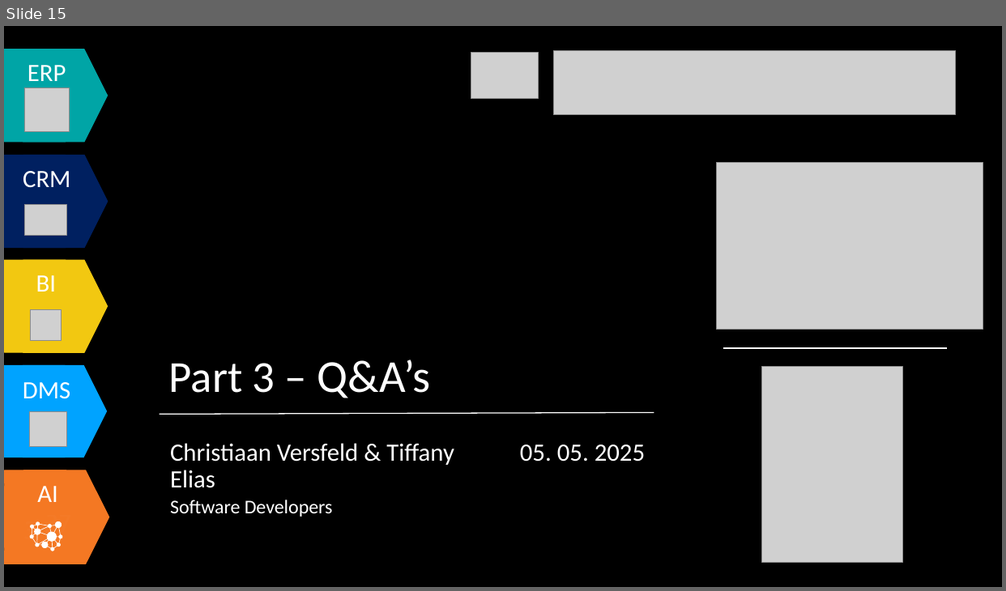
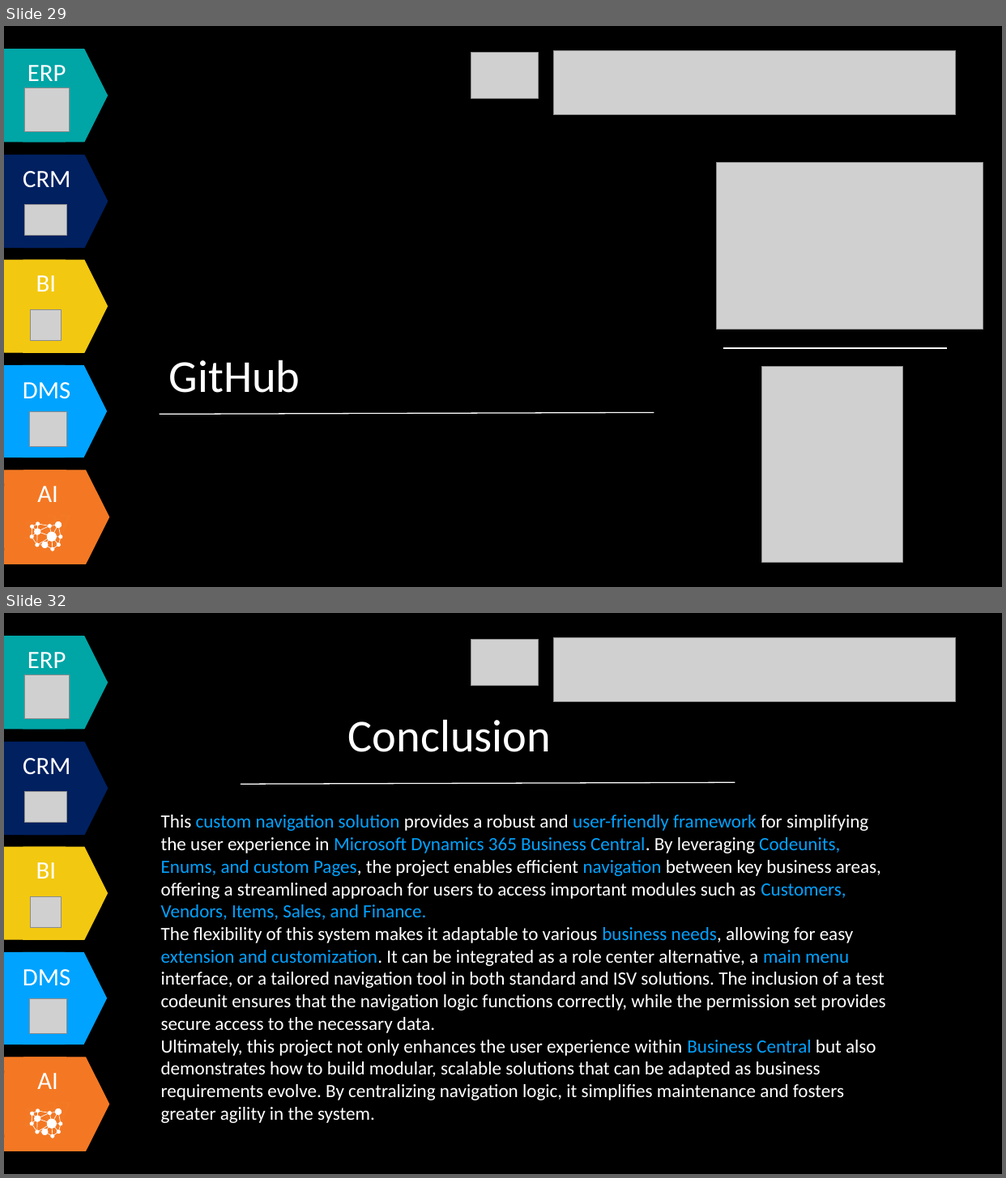
Before and after one commit to Tiffany0160/AdvancedCustomerPage, a slide deck: Document/Business Extension Presentation.pptx. Shown one above the other, each under a label of ours: slide 15 before the commit, slides 29 and 32 after it; the slides between them are not shown. The pictures are 1006x591 and 1006x1178 pixels, drawn with LibreOffice and Linux fonts; fonts in the diff are those of the drawing; grey boxes stand for pictures. Boxes give left, top, right and bottom in pixels: in the first picture for what was removed or moved away, otherwise in the second. Text is boxed around its words. In the diff, an @@ line names an element or a change of style, - is before the commit and + after.

```diff
--- a/Document/Business Extension Presentation.pptx
+++ b/Document/Business Extension Presentation.pptx
@@ slide 32 added at box(4, 613, 1002, 1174), background #000000 @@
@@ freeform shape added at box(4, 636, 88, 729), fill #00A5A6, outline #00A5A6 0.75 pt @@
@@ freeform shape added at box(23, 636, 108, 729), fill #00A5A6, outline #00A5A6 0.75 pt @@
@@ text added at box(27, 652, 66, 668), 24 pt, text #FFFFFF @@
+ERP
@@ picture added at box(471, 640, 539, 686) @@
@@ picture added at box(553, 637, 956, 702) @@
@@ picture added at box(25, 675, 69, 719) @@
@@ text added at box(348, 719, 551, 752), 44 pt, text #FFFFFF @@
+Conclusion
@@ freeform shape added at box(4, 742, 88, 835), fill #002060, outline #002060 0.75 pt @@
@@ text added at box(23, 758, 70, 775), 24 pt, text #FFFFFF @@
+CRM
@@ freeform shape added at box(23, 742, 108, 835), fill #002060, outline #002060 0.75 pt @@
@@ picture added at box(25, 792, 68, 822) @@
@@ line added from (241, 785) to (735, 783), #FFFFFF 1 pt @@
@@ text added at box(161, 815, 885, 1123), 18 pt, text #FFFFFF @@
+This custom navigation solution provides a robust and user-friendly framework for simplifying the user experience in Microsoft Dynamics 365 Business Central. By leveraging Codeunits, Enums, and custom Pages, the project enables efficient navigation between key business areas, offering a streamlined approach for users to access important modules such as Customers, Vendors, Items, Sales, and Finance.
+The flexibility of this system makes it adaptable to various business needs, allowing for easy extension and customization. It can be integrated as a role center alternative, a main menu interface, or a tailored navigation tool in both standard and ISV solutions. The inclusion of a test codeunit ensures that the navigation logic functions correctly, while the permission set provides secure access to the necessary data.
+Ultimately, this project not only enhances the user experience within Business Central but also demonstrates how to build modular, scalable solutions that can be adapted as business requirements evolve. By centralizing navigation logic, it simplifies maintenance and fosters greater agility in the system.
@@ freeform shape added at box(4, 847, 88, 940), fill #F2C811, outline #F2C811 0.75 pt @@
@@ freeform shape added at box(23, 847, 108, 940), fill #F2C811, outline #F2C811 0.75 pt @@
@@ text added at box(36, 862, 56, 879), 24 pt, text #FFFFFF @@
+BI
@@ picture added at box(30, 897, 61, 928) @@
@@ freeform shape added at box(4, 952, 88, 1045), fill #00A3FF @@
@@ freeform shape added at box(23, 952, 107, 1045), fill #00A3FF @@
@@ text added at box(23, 969, 70, 986), 24 pt, text #FFFFFF @@
+DMS
@@ picture added at box(29, 999, 68, 1033) @@
@@ freeform shape added at box(4, 1058, 89, 1152), fill #F47823, outline #F47823 0.75 pt @@
@@ freeform shape added at box(23, 1058, 108, 1152), fill #F47823, outline #F47823 0.75 pt @@
@@ text added at box(37, 1073, 58, 1089), 24 pt, text #FFFFFF @@
+AI
@@ group added at box(30, 1110, 62, 1139): 23 lines, 12 ellipses @@
+34
+37
@@ what was slide 15 is now slide 29 @@
@@ slide 29 changed as well @@
@@ text at box(169, 360, 300, 393): text changed; size 42.7 to 44 pt @@
-Part 3 – Q&A’s
+GitHub
@@ text removed at box(170, 443, 454, 517) @@
-Christiaan Versfeld & Tiffany Elias
-Software Developers
@@ text removed at box(520, 445, 645, 462) @@
-05. 05. 2025
```
Also in this commit, not shown: 14 other slides changed, 16 other slides added, 2 other files.
